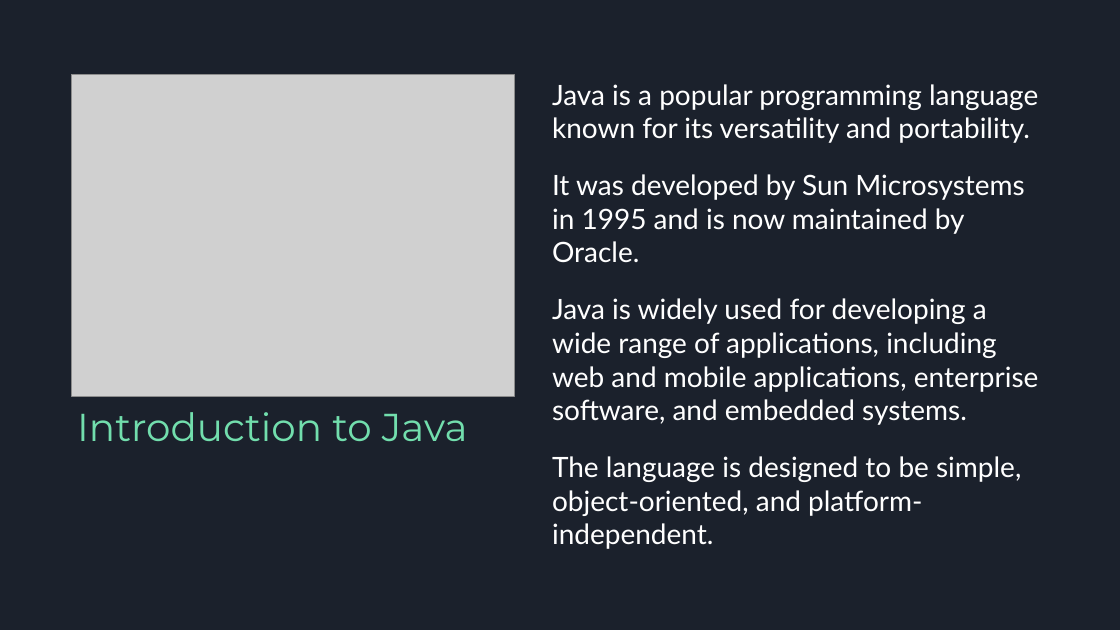
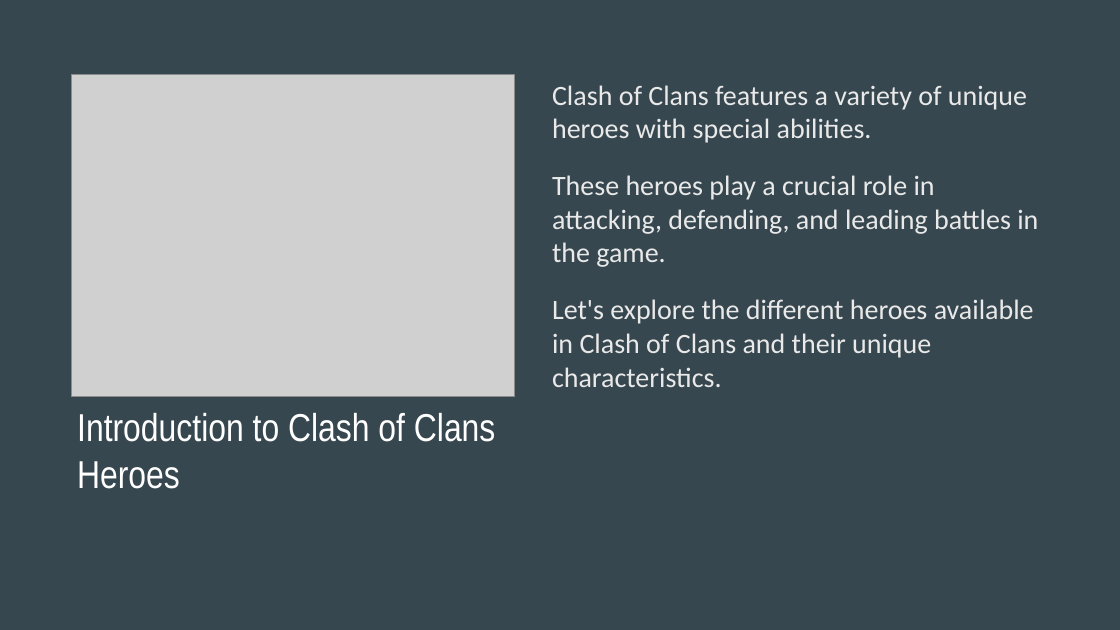
Before and after one commit to ritchelmendaros/2324-appdev-sem1-f2-07, a slide deck: slide 2 of generated/generated_presentation.pptx. Drawn at 1120x630 pixels with LibreOffice and Linux fonts; fonts in the diff are those of the drawing; grey boxes stand for pictures. Boxes give left, top, right and bottom in pixels: in the first picture for what was removed or moved away, otherwise in the second. Text is boxed around its words. In the diff, an @@ line names an element or a change of style, - is before the commit and + after.

```diff
--- a/generated/generated_presentation.pptx
+++ b/generated/generated_presentation.pptx
@@ background #1B212C to #37474F @@
@@ text at [552, 85, 1038, 387]: text changed; font Lato to Calibri; text colour #FFFFFF to #E9E9E9 @@
-Java is a popular programming language known for its versatility and portability.
-It was developed by Sun Microsystems in 1995 and is now maintained by Oracle.
-Java is widely used for developing a wide range of applications, including web and mobile applications, enterprise software, and embedded systems.
-The language is designed to be simple, object-oriented, and platform-independent.
+Clash of Clans features a variety of unique heroes with special abilities.
+These heroes play a crucial role in attacking, defending, and leading battles in the game.
+Let's explore the different heroes available in Clash of Clans and their unique characteristics.
@@ text at [77, 413, 495, 489]: text changed; font Montserrat to Arial Narrow; text colour #72DEAD to #FFFFFF @@
-Introduction to Java
+Introduction to Clash of Clans Heroes
```
Also in this commit, not shown: 2 other slides changed, 8 slides added, 5 slides removed, 41 other files.
